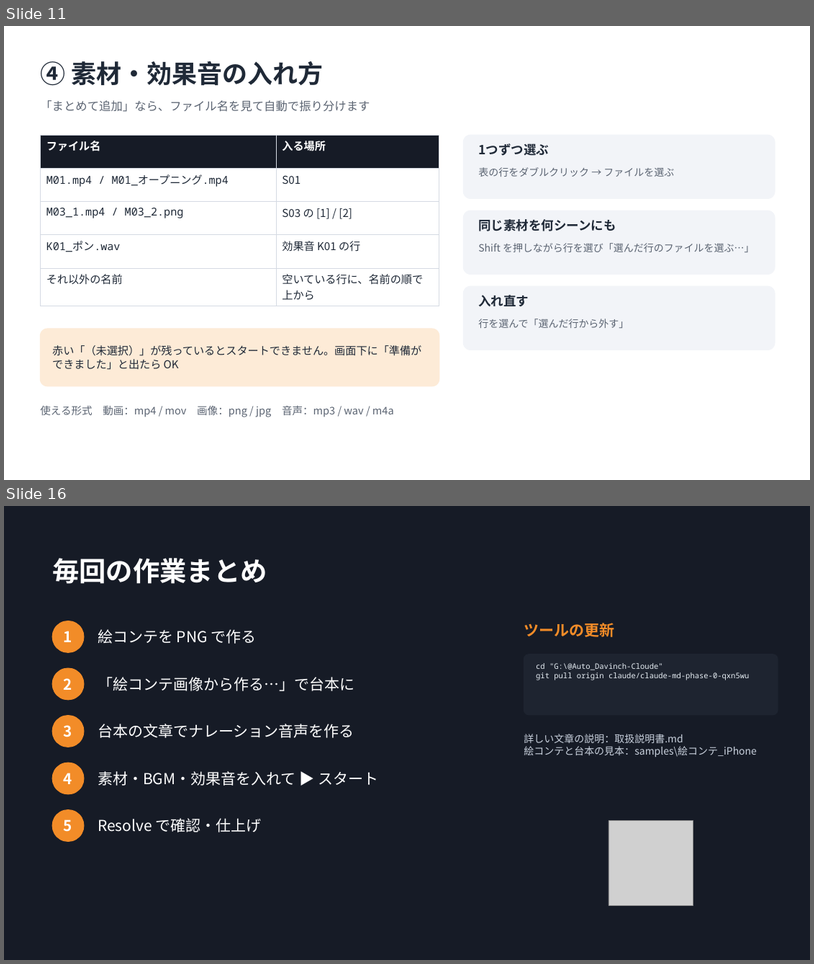
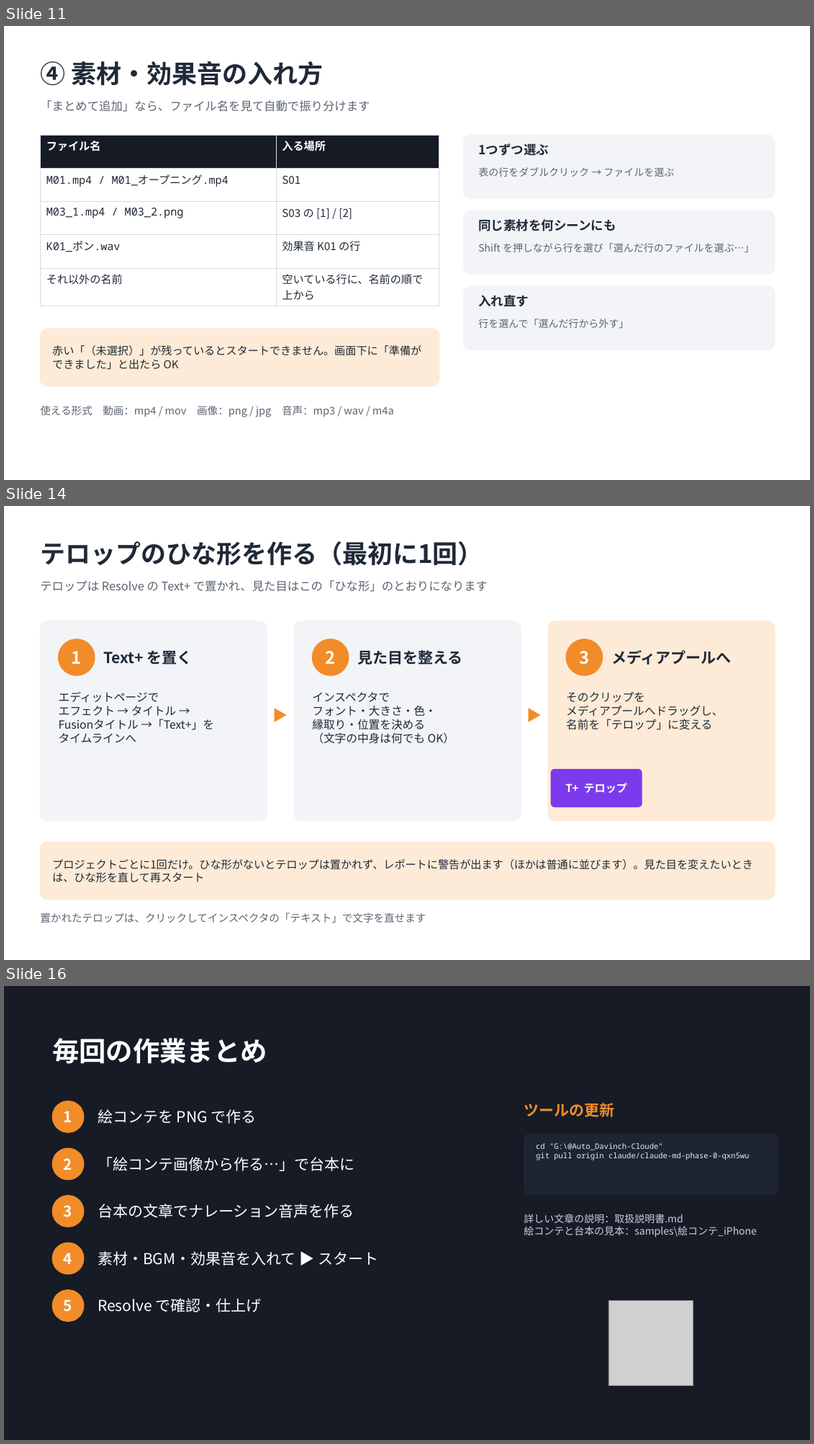
Before and after one commit to uru4848553-hub/my-first-project, a slide deck: 取扱説明書.pptx. Shown one above the other, each under a label of ours: slides 11 and 16 before the commit, slides 11, 14 and 16 after it; the slides between them are not shown. The pictures are 814x964 and 814x1444 pixels, drawn with LibreOffice and Linux fonts; fonts in the diff are those of the drawing; grey boxes stand for pictures. Boxes give left, top, right and bottom in pixels: in the first picture for what was removed or moved away, otherwise in the second. Text is boxed around its words. In the diff, an @@ line names an element or a change of style, - is before the commit and + after.

```diff
--- a/取扱説明書.pptx
+++ b/取扱説明書.pptx
@@ slide 14 added at box(4, 506, 810, 960), background #FFFFFF @@
@@ text added at box(40, 541, 484, 566), 30 pt, text #1F2937, bold @@
+テロップのひな形を作る（最初に1回）
@@ text added at box(40, 580, 488, 592), 14 pt, text #5B6472 @@
+テロップは Resolve の Text+ で置かれ、見た目はこの「ひな形」のとおりになります
@@ rounded rectangle added at box(40, 621, 267, 821), fill #F2F4F8, outline #F2F4F8 1 pt @@
@@ rounded rectangle added at box(294, 621, 521, 821), fill #F2F4F8, outline #F2F4F8 1 pt @@
@@ rounded rectangle added at box(548, 621, 775, 821), fill #FDEBD7, outline #FDEBD7 1 pt @@
@@ ellipse added at box(59, 639, 95, 675), fill #F28C28, outline #F28C28 1 pt @@
@@ text added at box(72, 651, 82, 664), 20.4 pt, text #FFFFFF, bold @@
+1
@@ text added at box(104, 651, 193, 664), 18 pt, text #1F2937, bold @@
+Text+ を置く
@@ ellipse added at box(313, 639, 349, 675), fill #F28C28, outline #F28C28 1 pt @@
@@ text added at box(326, 651, 336, 664), 20.4 pt, text #FFFFFF, bold @@
+2
@@ text added at box(358, 650, 463, 664), 18 pt, text #1F2937, bold @@
+見た目を整える
@@ ellipse added at box(566, 639, 603, 675), fill #F28C28, outline #F28C28 1 pt @@
@@ text added at box(579, 651, 589, 664), 20.4 pt, text #FFFFFF, bold @@
+3
@@ text added at box(612, 650, 732, 664), 18 pt, text #1F2937, bold @@
+メディアプールへ
@@ text added at box(59, 692, 214, 743), 13.5 pt, text #1F2937 @@
+エディットページで
+エフェクト → タイトル →
+Fusionタイトル →「Text+」を
+タイムラインへ
@@ text added at box(312, 692, 455, 744), 13.5 pt, text #1F2937 @@
+インスペクタで
+フォント・大きさ・色・
+縁取り・位置を決める
+（文字の中身は何でも OK）
@@ text added at box(566, 692, 723, 730), 13.5 pt, text #1F2937 @@
+そのクリップを
+メディアプールへドラッグし、
+名前を「テロップ」に変える
@@ text added at box(270, 705, 291, 736), 18 pt, text #F28C28 @@
+▶
@@ text added at box(525, 705, 545, 736), 18 pt, text #F28C28 @@
+▶
@@ rounded rectangle added at box(551, 769, 642, 807), fill #7C3AED, outline #7C3AED 1 pt @@
@@ text added at box(566, 782, 628, 793), 13 pt, text #FFFFFF, bold @@
+T+ テロップ
@@ rounded rectangle added at box(40, 842, 775, 899), fill #FDEBD7, outline #FDEBD7 1 pt @@
@@ text added at box(52, 859, 754, 883), 13 pt, text #1F2937 @@
+プロジェクトごとに1回だけ。ひな形がないとテロップは置かれず、レポートに警告が出ます（ほかは普通に並びます）。見た目を変えたいときは、ひな形を直して再スタート
@@ text added at box(40, 912, 426, 923), 12.5 pt, text #5B6472 @@
+置かれたテロップは、クリックしてインスペクタの「テキスト」で文字を直せます
```
Also in this commit, not shown: 4 slides changed, 1 slide removed, 14 other files.
